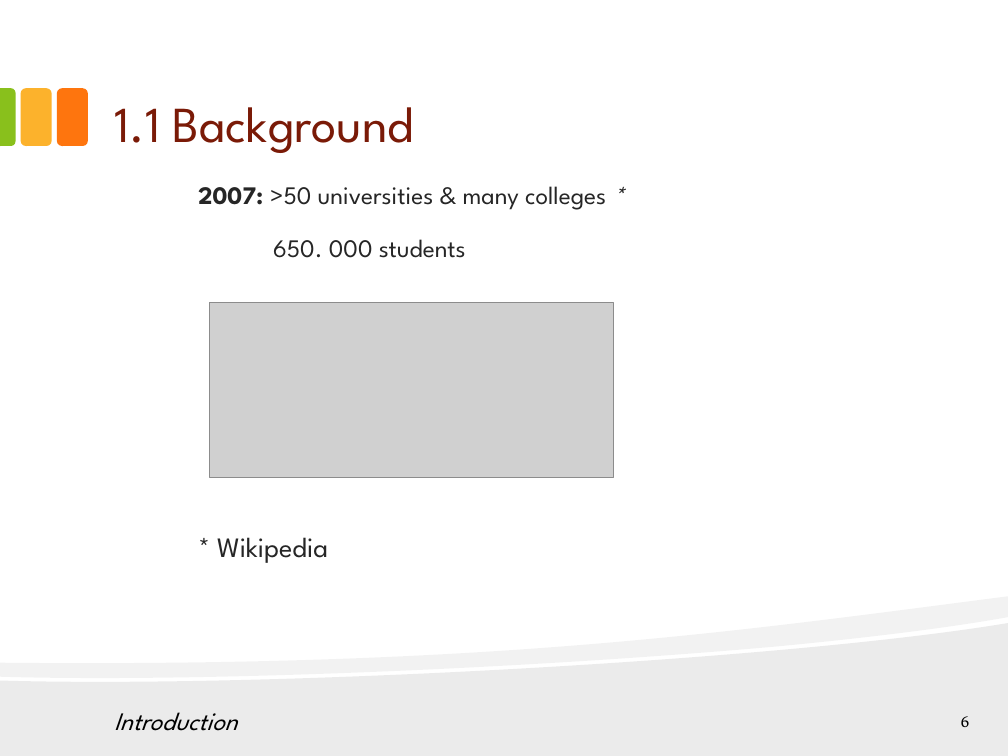
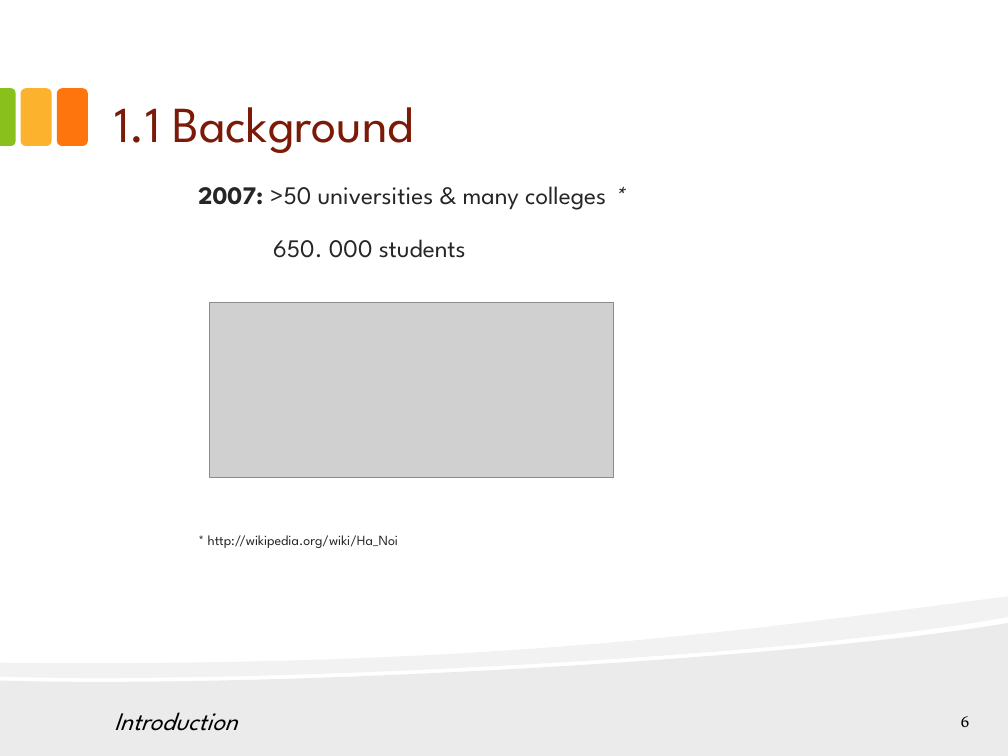
Before and after one commit to hungqcao/Rental-House-Finding, a slide deck: slide 6 of Document/Documentation/Final Document & Report/RHF_Presentation_Final_v1.0.pptx. Drawn at 1008x756 pixels with LibreOffice and Linux fonts; fonts in the diff are those of the drawing; grey boxes stand for pictures. Boxes give left, top, right and bottom in pixels: in the first picture for what was removed or moved away, otherwise in the second. Text is boxed around its words. In the diff, an @@ line names an element or a change of style, - is before the commit and + after.

```diff
--- a/Document/Documentation/Final Document & Report/RHF_Presentation_Final_v1.0.pptx
+++ b/Document/Documentation/Final Document & Report/RHF_Presentation_Final_v1.0.pptx
@@ text at [208, 535, 399, 548]: text changed; size 20 to 10 pt @@
-* Wikipedia
+* http://wikipedia.org/wiki/Ha_Noi
```
Also in this commit, not shown: 19 other slides changed, 6 slides added, 5 slides removed.
